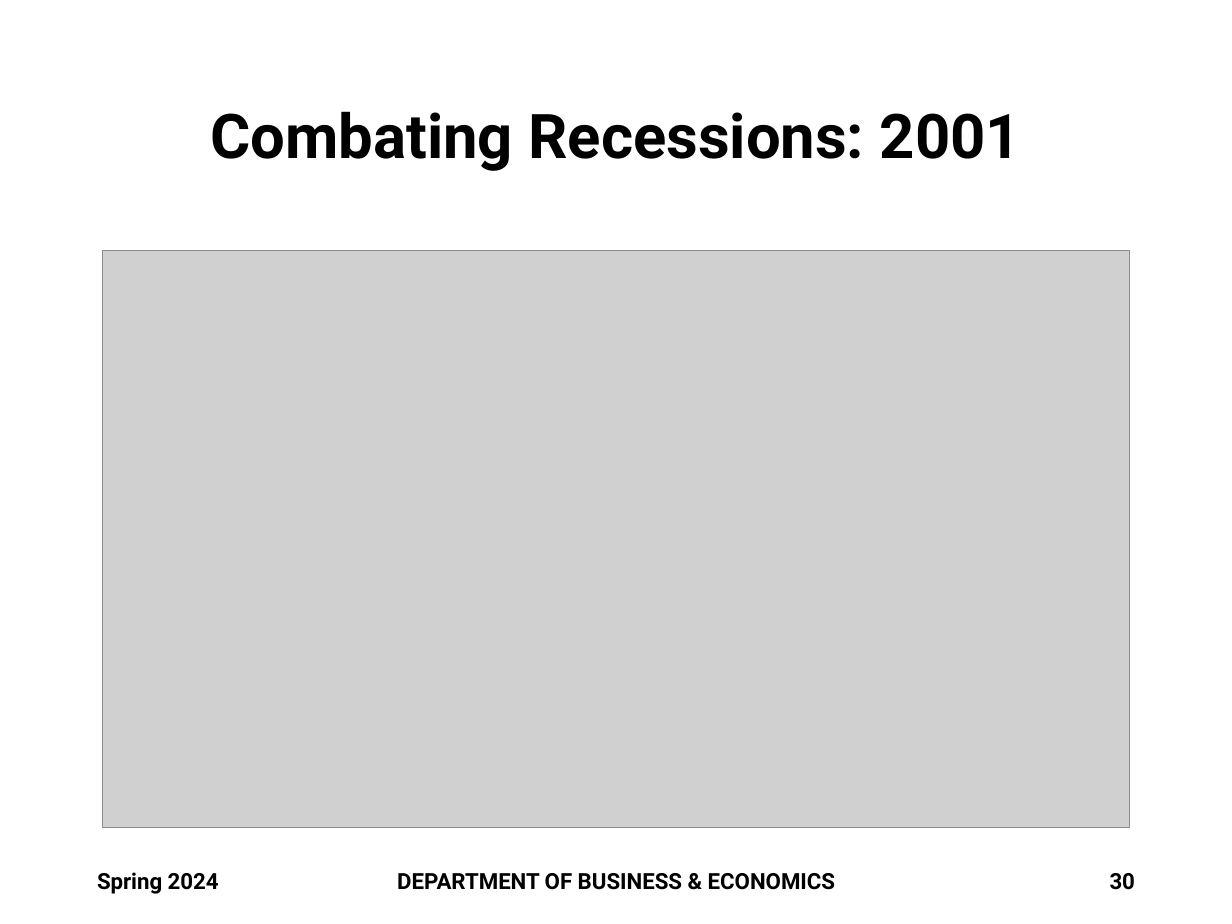
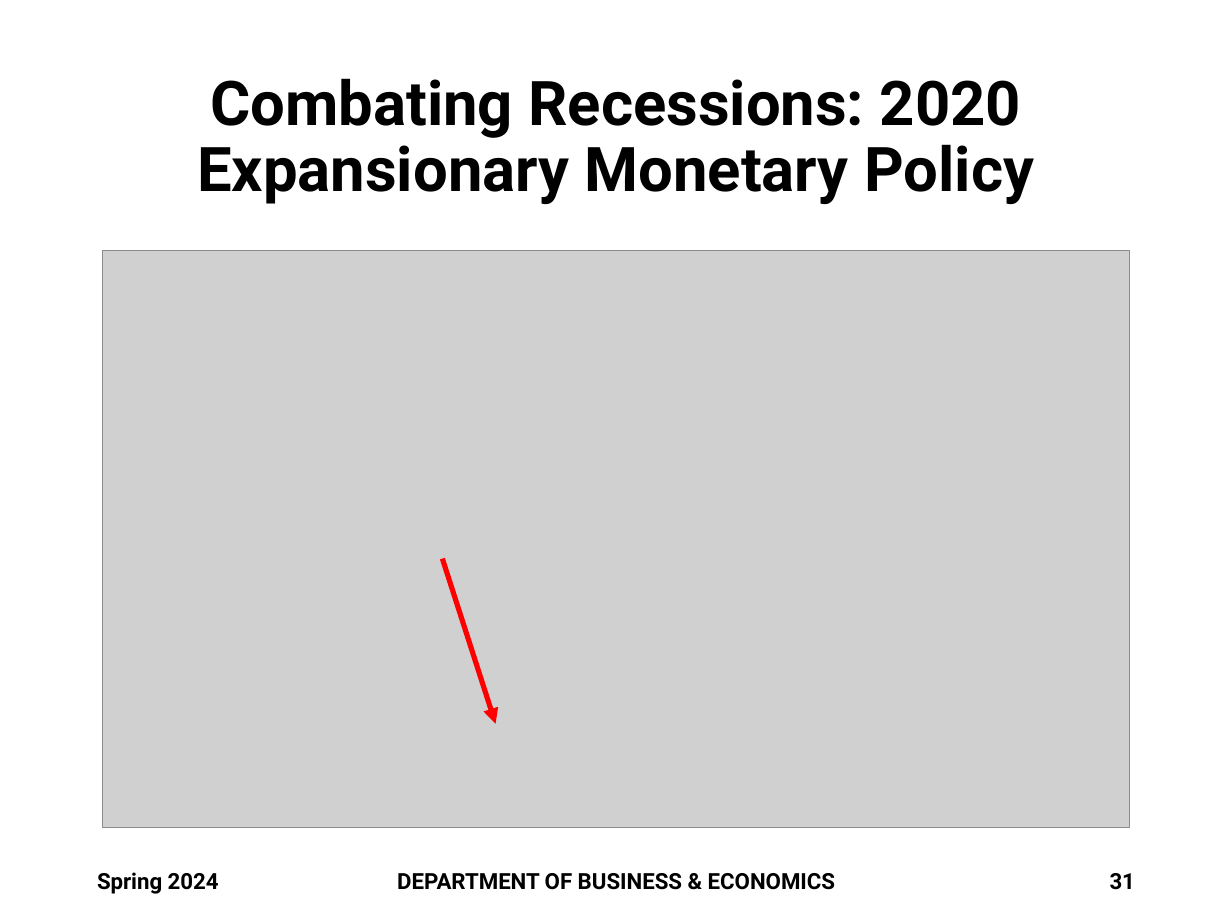
Before and after one commit to brianhwpark/brianhwpark.github.io, a slide deck: slide 31 of files/teaching-resources/monmouthcollege-econ-301/econ-301-s2024/econ-301-s2024-lecture-note/ECON301-S2024-LEC05.pptx (slide 30 before the commit). Drawn at 1232x924 pixels with LibreOffice and Linux fonts; fonts in the diff are those of the drawing; grey boxes stand for pictures; background and template pictures are left out. Boxes give left, top, right and bottom in pixels: in the first picture for what was removed or moved away, otherwise in the second. Text is boxed around its words. In the diff, an @@ line names an element or a change of style, - is before the commit and + after.

```diff
--- a/files/teaching-resources/monmouthcollege-econ-301/econ-301-s2024/econ-301-s2024-lecture-note/ECON301-S2024-LEC05.pptx
+++ b/files/teaching-resources/monmouthcollege-econ-301/econ-301-s2024/econ-301-s2024-lecture-note/ECON301-S2024-LEC05.pptx
@@ title at <box>197,78,1034,204</box>: text changed @@
-Combating Recessions: 2001
+Combating Recessions: 2020
+Expansionary Monetary Policy
@@ arrow added from (442, 558) to (495, 724), #FF0000 3 pt @@
@@ page number at <box>1110,873,1135,890</box>: text changed @@
-30
+31
```
Also in this commit, not shown: 3 other slides changed, 1 slide added, 8 other files.
